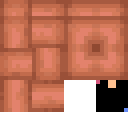
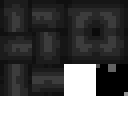
Before/after of a (128, 128) layered artwork. What changed in the layer stack:
removed layer "black" (2nd of 2, in "Colored") from group "Colored" over (0, 16, 128, 112)
added group "black" (2nd of 2, in "Colored") with 2 layers in group "Colored" over (0, 0, 128, 96)
added layer "Layer 17" in group "black" over (0, 0, 128, 96)
added group "blue" (2nd of 2, in "Colored") with 2 layers in group "Colored" over (0, 0, 128, 96)
added layer "Layer 16" in group "blue" over (0, 0, 128, 96)
added group "brown" (2nd of 2, in "Colored") with 2 layers in group "Colored" over (0, 0, 128, 96)
added layer "Layer 15" in group "brown" over (0, 0, 128, 96)
added group "cyan" (2nd of 2, in "Colored") with 2 layers in group "Colored" over (0, 0, 128, 96)
added layer "Layer 14" in group "cyan" over (0, 0, 128, 96)
added group "gray" (2nd of 2, in "Colored") with 2 layers in group "Colored" over (0, 0, 128, 96)
added layer "Layer 13" in group "gray" over (0, 0, 128, 96)
added group "green" (2nd of 2, in "Colored") with 2 layers in group "Colored" over (0, 0, 128, 96)
added layer "Layer 12" in group "green" over (0, 0, 128, 96)
added group "light_blue" (2nd of 2, in "Colored") with 2 layers in group "Colored" over (0, 0, 128, 96)
added layer "Layer 11" in group "light_blue" over (0, 0, 128, 96)
added group "light_gray" (2nd of 2, in "Colored") with 2 layers in group "Colored" over (0, 0, 128, 96)
added layer "Layer 10" in group "light_gray" over (0, 0, 128, 96)
added group "lime" (2nd of 2, in "Colored") with 2 layers in group "Colored" over (0, 0, 128, 96)
renamed "red" to "Black & White 9", moved it into group "lime", painted on it, masked it over (0, 0, 128, 96)
added layer "Layer 9" in group "lime" over (0, 0, 128, 96)
added group "magenta" (2nd of 2, in "Colored") with 2 layers in group "Colored" over (0, 0, 128, 96)
…and 32 more changes (13 added, 7 mask, 7 painted, 11 removed, 7 renamed, 7 stack, 1 visibility)
